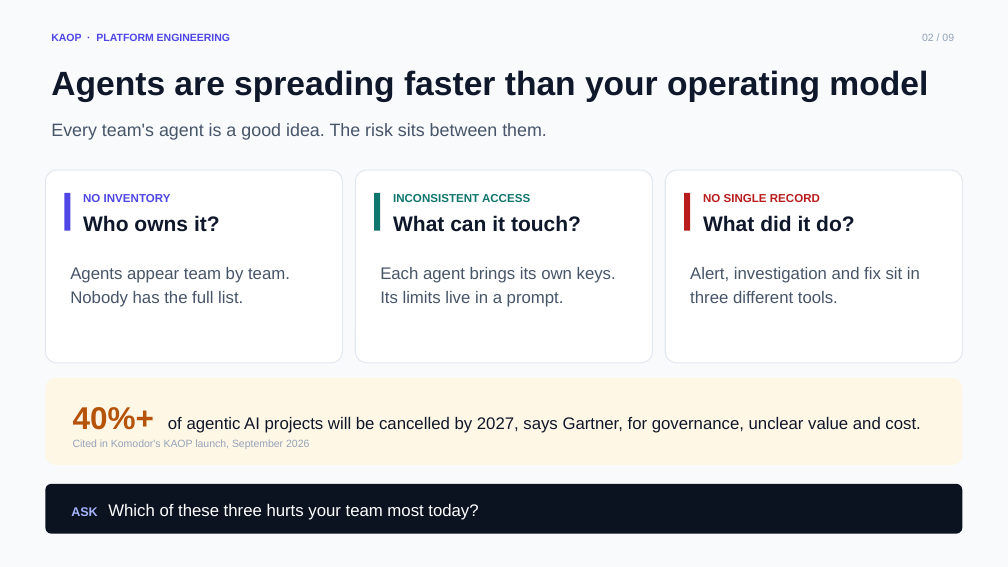
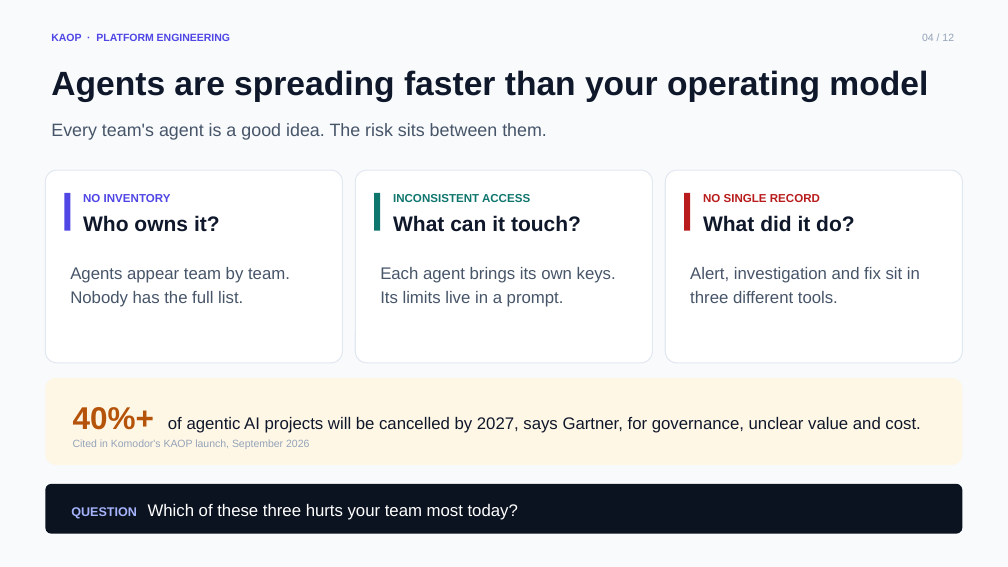
Before and after one commit to chizeni24/komodor-production-lab, a slide deck: slide 4 of docs/presentation/KAOP_Customer_Pitch.pptx (slide 2 before the commit). Drawn at 1008x567 pixels with LibreOffice and Linux fonts; fonts in the diff are those of the drawing. Boxes give left, top, right and bottom in pixels: in the first picture for what was removed or moved away, otherwise in the second. Text is boxed around its words. In the diff, an @@ line names an element or a change of style, - is before the commit and + after.

```diff
--- a/docs/presentation/KAOP_Customer_Pitch.pptx
+++ b/docs/presentation/KAOP_Customer_Pitch.pptx
@@ text at (922,34,954,41): text changed @@
-02 / 09
+04 / 12
@@ text in rounded rectangle at (71,504,518,520): text changed @@
-ASK Which of these three hurts your team most today?
+QUESTION Which of these three hurts your team most today?
```
Also in this commit, not shown: 10 other slides changed, 5 slides added, 1 slide removed, 1 other file.
